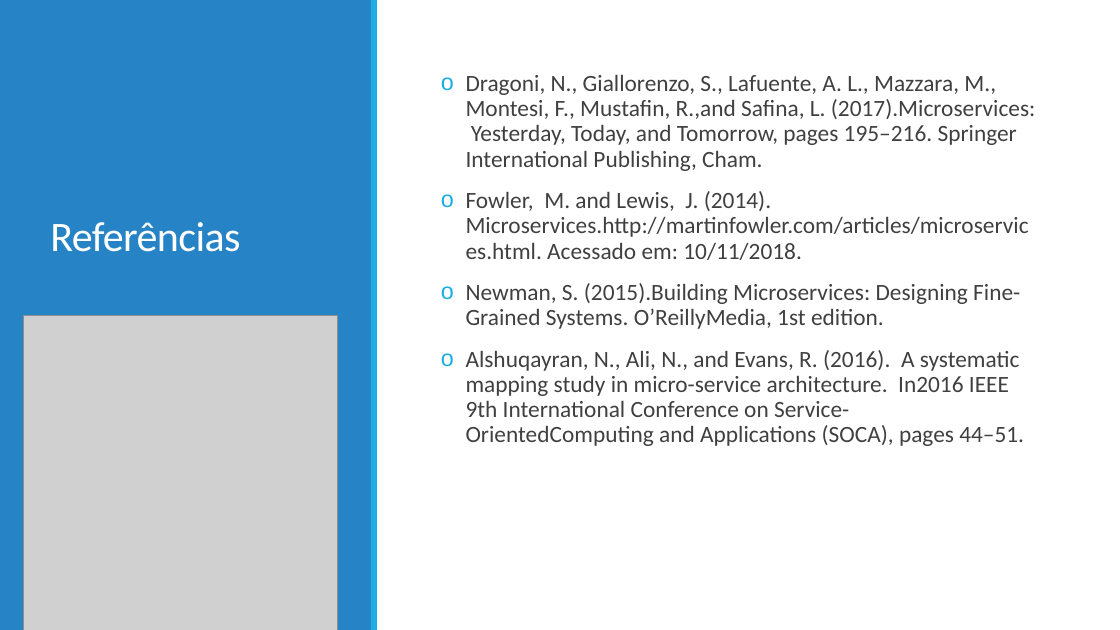
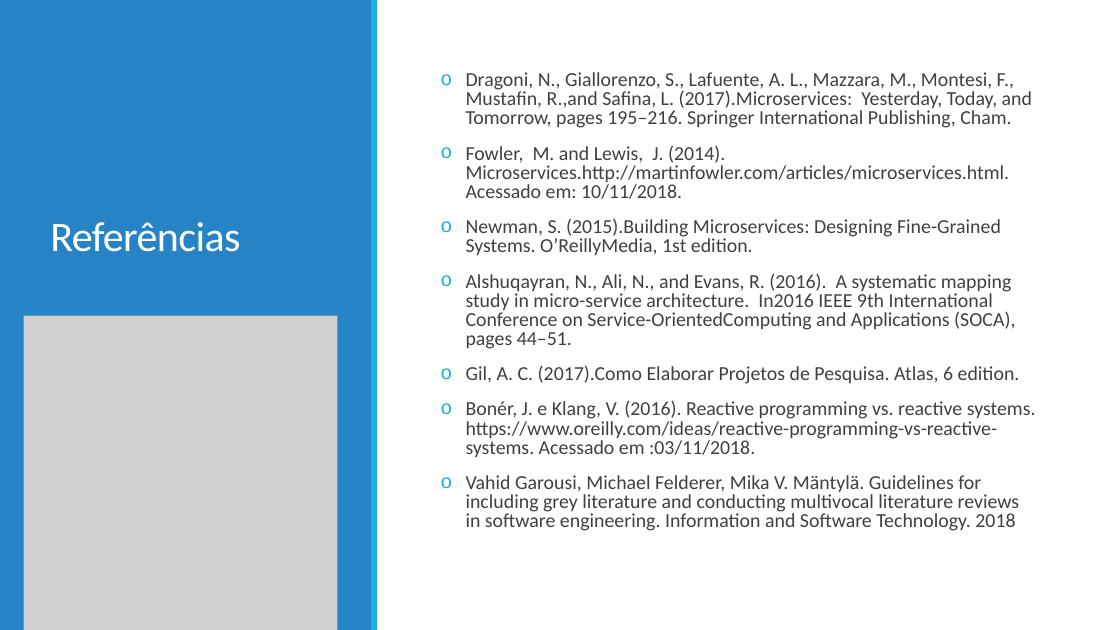
Before and after one commit to mrezende/architecture-discipline, a slide deck: slide 12 of article-presentation/Artigo.pptx (slide 23 before the commit). Drawn at 1120x630 pixels with LibreOffice and Linux fonts; fonts in the diff are those of the drawing; grey boxes stand for pictures. Boxes give left, top, right and bottom in pixels: in the first picture for what was removed or moved away, otherwise in the second. Text is boxed around its words. In the diff, an @@ line names an element or a change of style, - is before the commit and + after.

Commit message:
falta atualizar as referências

```diff
--- a/article-presentation/Artigo.pptx
+++ b/article-presentation/Artigo.pptx
@@ text at (466, 72, 1032, 349): size 20 to 17 pt in "Dragoni, N., Giallorenzo, S., Lafuente, A. L., ...", "Fowler, M. and Lewis, J. (2014). Microservices.http://martin ...", "Newman, S. (2015).Building Microservices: Designing Fine-Gra ...", "Alshuqayran, N., Ali, N., and Evans, R. ..."; line spacing 0.9 to 0.8 @@
@@ text at (466, 365, 1036, 531): paragraphs added @@
+o Gil, A. C. (2017).Como Elaborar Projetos de Pesquisa. Atlas, 6 edition.
+o Bonér, J. e Klang, V. (2016). Reactive programming vs. reactive systems. https://www.oreilly.com/ideas/reactive-programming-vs-reactive-systems. Acessado em :03/11/2018.
+o Vahid Garousi, Michael Felderer, Mika V. Mäntylä. Guidelines for including grey literature and conducting multivocal literature reviews in software engineering. Information and Software Technology. 2018
```
Also in this commit, not shown: 1 other slide changed, 4 slides added, 15 slides removed.
